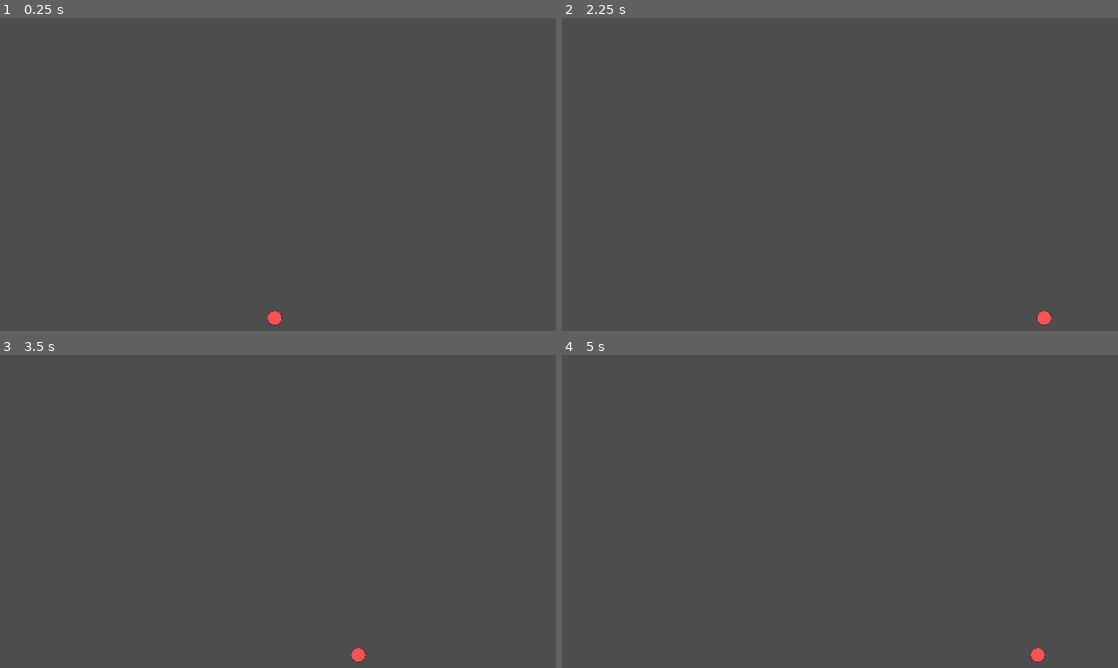
Above: before the commit, frames 1-4 (two rows, left to right).
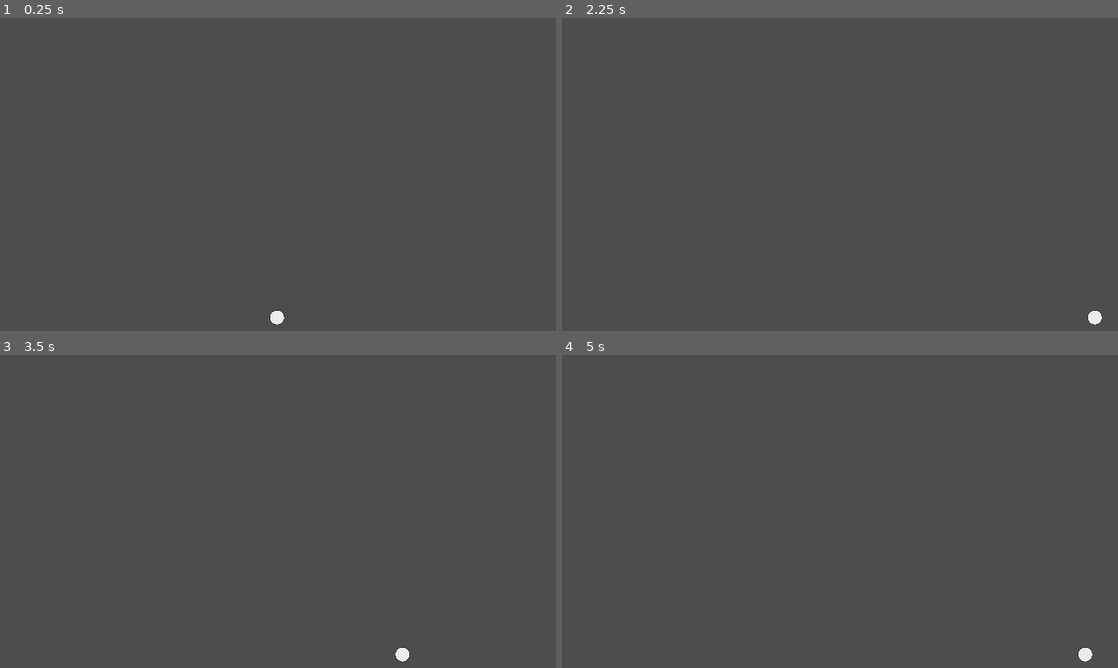
Above: after the commit, the same moments.

Repository: 0x42697262/Danmaku-Deconstruction
Game: Godot game, scene res://scenes/_temp(for_deletion)/main_game.tscn
Same seed, same stepped clock (60 frames per second), same inputs: the game is played once before the commit and once after it. This scene is started directly instead of the project's main scene.
Inputs:
- Up to frame 1 (0.25 s): no input
- Up to frame 2 (2.25 s): tap Enter (ui_accept) at 0.5, 0.77, 1.52, 2 s; hold J (move_dash) 0.53-1.28 s; hold D (move_right) 0.53-2.03 s; tap Shift (move_focus) at 0.8, 1.35 s; tap J (move_dash) at 1.55 s; hold A (move_left) from 2.03 s (still down); hold J (move_dash) from 2.03 s (still down)
- Up to frame 3 (3.5 s): tap Shift (move_focus) at 2.3, 2.85 s; release A (move_left) at 2.78 s; release J (move_dash) at 2.78 s; hold D (move_right) from 2.78 s (still down); tap Enter (ui_accept) at 3.02 s; tap J (move_dash) at 3.05 s
- Up to frame 4 (5 s): hold J (move_dash) 3.53-4.28 s; tap Enter (ui_accept) at 3.77, 4.25, 4.52 s; tap Shift (move_focus) at 3.8, 4.35 s; release D (move_right) at 4.28 s; hold A (move_left) from 4.28 s (still down); tap J (move_dash) at 4.55 s

The runs differ from the first frame. In frame 1, 0.1% of the frame differs, in the area x 48-52%, y 93-99%; in frame 2, 0.2%; in frame 3, 0.2%, in the area x 63-74%, y 93-99%; in frame 4, 0.2%.

Commit message:
added player list and added main gameplay manager

Diff:
--- a/project.godot
+++ b/project.godot
@@ -12,7 +12,7 @@
 
 config/name="Danmaku Deconstruction"
 config/description="A simple bullet hell game."
-run/main_scene="res://scenes/handlers/game_manager.tscn"
+run/main_scene="res://scenes/main.tscn"
 config/features=PackedStringArray("4.1", "Forward Plus")
 run/max_fps=60
 config/icon="res://icon.svg"
@@ -20,6 +20,11 @@
 [autoload]
 
 Settings="*res://scripts/autoloads/settings.gd"
+Lobby="*res://scripts/autoloads/lobby.gd"
+
+[debug]
+
+file_logging/enable_file_logging=true
 
 [display]
 
--- a/scenes/_temp(for_deletion)/game_action.tscn
+++ /dev/null
@@ -1,40 +0,0 @@
-[gd_scene load_steps=2 format=3 uid="uid://de3fcc1ng16a7"]
-
-[ext_resource type="Script" path="res://scenes/_temp(for_deletion)/play_area_container.gd" id="1_m06ba"]
-
-[node name="game_action" type="Control"]
-layout_mode = 3
-anchors_preset = 15
-anchor_right = 1.0
-anchor_bottom = 1.0
-grow_horizontal = 2
-grow_vertical = 2
-
-[node name="game_action_container" type="HBoxContainer" parent="."]
-layout_mode = 1
-anchors_preset = 15
-anchor_right = 1.0
-anchor_bottom = 1.0
-grow_horizontal = 2
-grow_vertical = 2
-
-[node name="left_ui_container" type="VBoxContainer" parent="game_action_container"]
-custom_minimum_size = Vector2(270, 648)
-layout_mode = 2
-
-[node name="ColorRect" type="ColorRect" parent="game_action_container/left_ui_container"]
-custom_minimum_size = Vector2(0, 648)
-layout_mode = 2
-
-[node name="play_area_container" type="VBoxContainer" parent="game_action_container"]
-custom_minimum_size = Vector2(610, 648)
-layout_mode = 2
-script = ExtResource("1_m06ba")
-
-[node name="right_ui_container" type="VBoxContainer" parent="game_action_container"]
-custom_minimum_size = Vector2(264, 648)
-layout_mode = 2
-
-[node name="ColorRect" type="ColorRect" parent="game_action_container/right_ui_container"]
-custom_minimum_size = Vector2(0, 648)
-layout_mode = 2
--- a/scenes/_temp(for_deletion)/main_game.tscn
+++ b/scenes/_temp(for_deletion)/main_game.tscn
@@ -1,6 +1,6 @@
 [gd_scene load_steps=4 format=3 uid="uid://cuja5c2dnpea"]
 
-[ext_resource type="PackedScene" uid="uid://c6uvii5t4lp0p" path="res://scenes/world/player.tscn" id="1_xhmy7"]
+[ext_resource type="PackedScene" uid="uid://c6uvii5t4lp0p" path="res://scenes/entities/player.tscn" id="1_xhmy7"]
 
 [sub_resource type="RectangleShape2D" id="RectangleShape2D_wmv5t"]
 size = Vector2(1153, 20)
--- a/scenes/_temp(for_deletion)/play_area_container.gd
+++ b/scenes/_temp(for_deletion)/play_area_container.gd
@@ -3,11 +3,14 @@
 
 # Called when the node enters the scene tree for the first time.
 func _ready():
-	var player = preload("res://scenes/world/player.tscn").instantiate()
-	add_child(player)
-	player.position = Vector2(0,632)
-	print(position)
-
+	var lobby = get_node("/root/Lobby")
+	var players = lobby.players
+	var i = 0
+	for player in players:
+		add_child(player)
+		player.position = Vector2(randi_range(30,770), 598)
+		i+=1
+	print('succesfully added players: ', i)
 
 # Called every frame. 'delta' is the elapsed time since the previous frame.
 func _process(delta):
--- a/scenes/_temp(for_deletion)/server_browser.gd
+++ b/scenes/_temp(for_deletion)/server_browser.gd
@@ -16,7 +16,7 @@
 
 func setup_broadcast(name, count):
 	room_info.name = name
-	room_info.player_count = game_manager.Players.size()
+	#room_info.player_count = game_manager.Players.size()
 
 
 
--- a/scenes/world/player.gd
+++ b/scenes/entities/player.gd
@@ -4,7 +4,7 @@
 extends Area2D
 
 ## Player speed (pixels per second)
-@export var speed: int = 200
+@export var speed: float = 300.0
 ## Player speed multiplier
 ##
 ## Can be used for dash and focus.
@@ -12,8 +12,8 @@
 ## Multipliers:
 ## - Focus: 0.5
 ## - Normal: 1.0
-## - Dash: 2.0
-@export var speed_multiplier: float = 1.0
+## - Dash: 4.0
+@export var SPEED_MULTIPLIER: float = 1.0
 @export var DASH_MULTIPLIER: float = 4.0
 @export var FOCUS_MULTIPLIER: float = 0.5
 ## Graze collision shape 2d
@@ -38,11 +38,9 @@
 @export var body_radius: int = 14
 ## Hitbox radius
 @export var hitbox_radius: float = 3
-## Player color
-@export var color: Color = Color.RED
 ## Map Area
-@export var area_min: Vector2 = Vector2(10, 16)
-@export var area_max: Vector2 = Vector2(600, 632)
+@export var area_min: Vector2 = Vector2.ZERO
+@export var area_max: Vector2 = Vector2(800, 598)
 
 ## Player movement
 ##
@@ -62,17 +60,17 @@
 		velocity.y += 1
 
 	if Input.is_action_pressed(&"move_focus"):
-		speed_multiplier = FOCUS_MULTIPLIER
+		SPEED_MULTIPLIER = FOCUS_MULTIPLIER
 	if Input.is_action_pressed(&"move_dash"):
-		speed_multiplier = DASH_MULTIPLIER
+		SPEED_MULTIPLIER = DASH_MULTIPLIER
 
 	if Input.is_action_just_released(&"move_focus"):
-		speed_multiplier = 1
+		SPEED_MULTIPLIER = 1
 	if Input.is_action_just_released(&"move_dash"):
-		speed_multiplier = 1
+		SPEED_MULTIPLIER = 1
 
 	if velocity.length() > 0:
-		velocity = velocity.normalized() * speed * speed_multiplier
+		velocity = velocity.normalized() * speed * SPEED_MULTIPLIER
 
 	position += velocity * delta
 
@@ -97,33 +95,20 @@
 	add_child(hitbox)
 
 	body_sprite = Sprite2D.new()
-	var texture: Texture = preload("res://assets/Characters/red_character.png")
+	var texture: Texture = preload("res://assets/Characters/gray_character.png")
 	body_sprite.texture = texture
 	body_sprite.scale = Vector2(body_radius*2+5,body_radius*2+5) / texture.get_size()
 
+	area_min.x += body_radius+1
+	area_min.y += body_radius+1
+	area_max.x -= body_radius+1
+	area_max.y -= body_radius+1
+
 	add_child(body_sprite)
 
+func set_sprite_texture(texture: Texture):
+	body_sprite.texture = texture
 
 ## Updates the player every frame.
 func _process(delta):
 	move(delta)
-
-## Sets the position area of the player
-func set_area_size(a_max: Vector2, a_min: Vector2 = Vector2.ZERO):
-	area_max = a_max
-	area_min = a_min
-
-## adds body to the player
-##
-## this is an unused function since we are currently using sprites
-func _add_body(clr: Color, radius: int):
-	body = Polygon2D.new()
-	var polygon_array = PackedVector2Array()
-	for i in range(361):
-		var angle = deg_to_rad(i)
-		var point = Vector2(cos(angle), sin(angle)) * radius
-		polygon_array.push_back(point)
-	body.polygon = polygon_array
-	body.color = clr
-
-	add_child(body)
--- a/scenes/world/player.tscn
+++ b/scenes/entities/player.tscn
@@ -1,7 +1,7 @@
 [gd_scene load_steps=2 format=3 uid="uid://c6uvii5t4lp0p"]
 
-[ext_resource type="Script" path="res://scenes/world/player.gd" id="1_ihum3"]
+[ext_resource type="Script" path="res://scenes/entities/player.gd" id="1_ntsfe"]
 
 [node name="player" type="Area2D"]
 position = Vector2(216, 186)
-script = ExtResource("1_ihum3")
+script = ExtResource("1_ntsfe")
--- a/scenes/handlers/game_manager.tscn
+++ /dev/null
@@ -1,6 +0,0 @@
-[gd_scene load_steps=2 format=3 uid="uid://bk6kokgom4xvf"]
-
-[ext_resource type="Script" path="res://scenes/handlers/game_manager.gd" id="1_pnhna"]
-
-[node name="game_manager" type="Node"]
-script = ExtResource("1_pnhna")
--- /dev/null
+++ b/scenes/handlers/game_world.gd
@@ -0,0 +1,11 @@
+extends Node2D
+
+
+# Called when the node enters the scene tree for the first time.
+func _ready():
+	pass # Replace with function body.
+
+
+# Called every frame. 'delta' is the elapsed time since the previous frame.
+func _process(delta):
+	pass
--- /dev/null
+++ b/scenes/handlers/gui.gd
@@ -0,0 +1,18 @@
+extends Control
+
+
+# Called when the node enters the scene tree for the first time.
+func _ready():
+	pass
+
+## Replace GUI
+##
+## replaces all gui with a new gui
+func replace_gui(node: Node):
+	remove_all_children()
+	add_child(node)
+
+## Remove all children
+func remove_all_children():
+	for existing_child in get_children():
+		existing_child.queue_free()
--- a/scenes/handlers/game_manager.gd
+++ b/scenes/main.gd
@@ -3,7 +3,8 @@
 ## This script should handle everything which should be loaded first in the game.
 ##
 ## Currently handles:
-## -
+## - GUI
+##
 ## Should handle:
 ## - Scene Transitions
 ## - Gameplay
@@ -17,14 +18,16 @@
 ##
 ## The /scripts directory should be independent of any scenes. Scripts for the
 ## scenes should be placed on the same directory as the scene itself.
+##
+## Play Area: 800px x 598px
 
 extends Node
 
 
+
 # Called when the node enters the scene tree for the first time.
 func _ready():
-	pass # Replace with function body.
-
+	pass
 
 # Called every frame. 'delta' is the elapsed time since the previous frame.
 func _process(delta):
--- /dev/null
+++ b/scenes/main.tscn
@@ -0,0 +1,20 @@
+[gd_scene load_steps=4 format=3 uid="uid://bk6kokgom4xvf"]
+
+[ext_resource type="Script" path="res://scenes/main.gd" id="1_ud4do"]
+[ext_resource type="Script" path="res://scenes/handlers/game_world.gd" id="2_ej3mh"]
+[ext_resource type="Script" path="res://scenes/handlers/gui.gd" id="3_gk2uj"]
+
+[node name="main" type="Node"]
+script = ExtResource("1_ud4do")
+
+[node name="game_world" type="Node2D" parent="."]
+script = ExtResource("2_ej3mh")
+
+[node name="gui" type="Control" parent="."]
+layout_mode = 3
+anchors_preset = 15
+anchor_right = 1.0
+anchor_bottom = 1.0
+grow_horizontal = 2
+grow_vertical = 2
+script = ExtResource("3_gk2uj")
--- /dev/null
+++ b/scenes/world/gameplay.tscn
@@ -0,0 +1,61 @@
+[gd_scene load_steps=2 format=3 uid="uid://de3fcc1ng16a7"]
+
+[ext_resource type="Script" path="res://scenes/_temp(for_deletion)/play_area_container.gd" id="1_q075y"]
+
+[node name="gameplay" type="Control"]
+layout_mode = 3
+anchors_preset = 15
+anchor_right = 1.0
+anchor_bottom = 1.0
+grow_horizontal = 2
+grow_vertical = 2
+
+[node name="backround" type="ColorRect" parent="."]
+layout_mode = 1
+anchors_preset = 15
+anchor_right = 1.0
+anchor_bottom = 1.0
+grow_horizontal = 2
+grow_vertical = 2
+color = Color(0.827451, 0.843137, 0.87451, 1)
+
+[node name="hud" type="Control" parent="."]
+layout_mode = 1
+anchors_preset = 13
+anchor_left = 0.5
+anchor_right = 0.5
+anchor_bottom = 1.0
+grow_horizontal = 2
+grow_vertical = 2
+
+[node name="game_action_container" type="HBoxContainer" parent="hud"]
+layout_mode = 1
+anchors_preset = 8
+anchor_left = 0.5
+anchor_top = 0.5
+anchor_right = 0.5
+anchor_bottom = 0.5
+offset_left = -439.0
+offset_top = -299.0
+offset_right = 439.0
+offset_bottom = 299.0
+grow_horizontal = 2
+grow_vertical = 2
+
+[node name="play_area_container" type="VBoxContainer" parent="hud/game_action_container"]
+custom_minimum_size = Vector2(800, 598)
+layout_mode = 2
+script = ExtResource("1_q075y")
+
+[node name="ColorRect" type="ColorRect" parent="hud/game_action_container/play_area_container"]
+custom_minimum_size = Vector2(0, 598)
+layout_mode = 2
+
+[node name="right_ui_container" type="VBoxContainer" parent="hud/game_action_container"]
+custom_minimum_size = Vector2(302, 598)
+layout_mode = 2
+
+[node name="ColorRect" type="ColorRect" parent="hud/game_action_container/right_ui_container"]
+custom_minimum_size = Vector2(0, 598)
+layout_mode = 2
+color = Color(1, 1, 1, 0.588235)
--- /dev/null
+++ b/scripts/autoloads/lobby.gd
@@ -0,0 +1,20 @@
+## Lobby system
+##
+## Handles multiplayer connection when hosting or joining a lobby.
+##
+## Players are handled through groups called "players"
+
+extends Node
+
+var PLAYER_SCENE: PackedScene = preload("res://scenes/entities/player.tscn")
+var players: Array = []
+
+func _ready():
+	print('loading: lobby system')
+	for i in range(3):
+		create_player()
+
+
+func create_player():
+	var player = PLAYER_SCENE.instantiate()
+	players.append(player)
Not shown: 2 places in assets/themes/text_input.tres that only renumber resources
